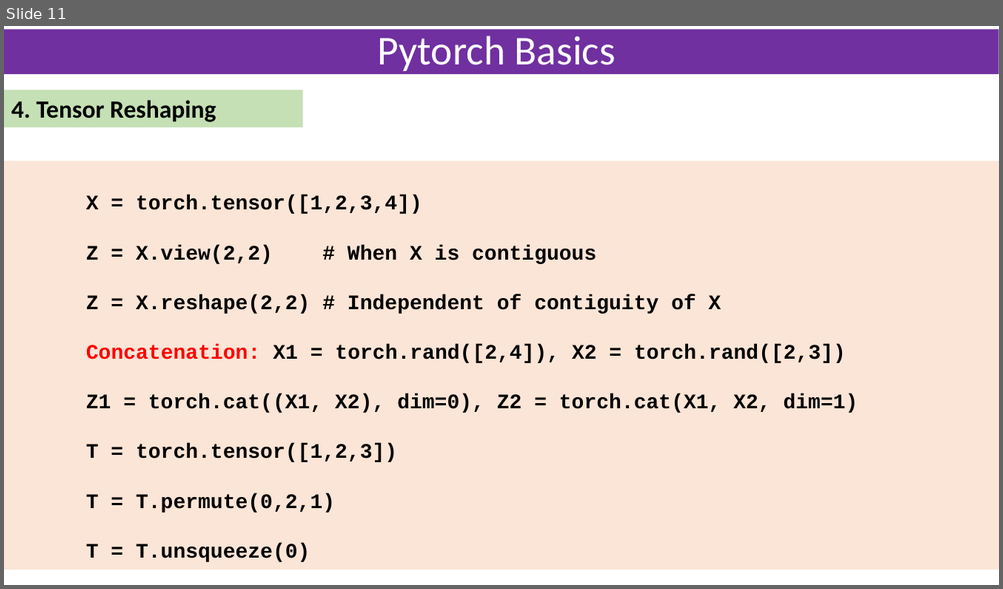
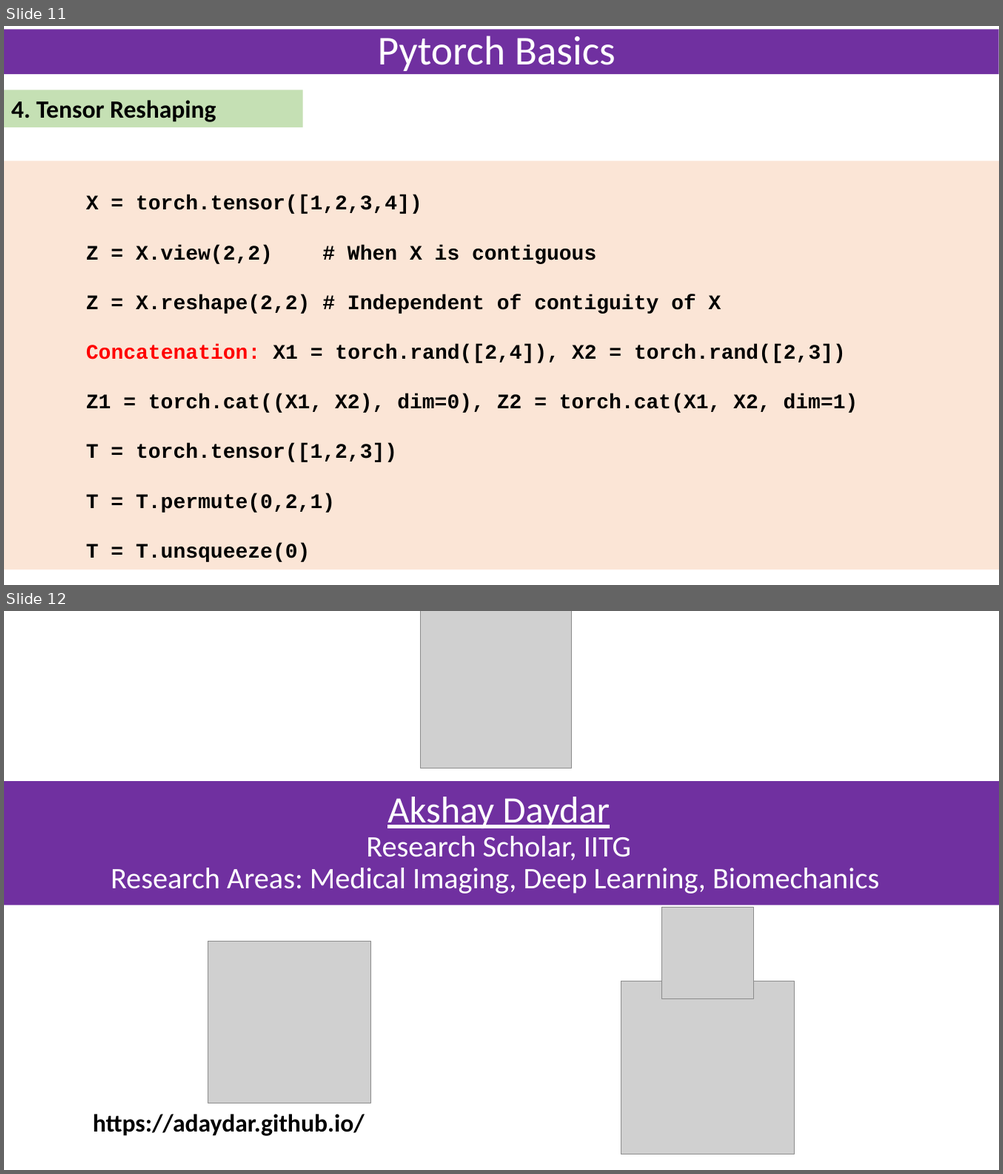
Before and after one commit to Maithili-Badhan/Winter-School-2025-IITG, a slide deck: Day1/intro2pytorch/intro2pytorch.pptx. Shown one above the other, each under a label of ours: slide 11 before the commit, slides 11 and 12 after it. The pictures are 1003x589 and 1003x1174 pixels, drawn with LibreOffice and Linux fonts; fonts in the diff are those of the drawing; grey boxes stand for pictures. Boxes give left, top, right and bottom in pixels: in the first picture for what was removed or moved away, otherwise in the second. Text is boxed around its words. In the diff, an @@ line names an element or a change of style, - is before the commit and + after.

```diff
--- a/Day1/intro2pytorch/intro2pytorch.pptx
+++ b/Day1/intro2pytorch/intro2pytorch.pptx
@@ slide 12 added at box(4, 611, 999, 1170), background #FFFFFF @@
@@ picture added at box(421, 611, 572, 769) @@
@@ title added at box(4, 781, 999, 905), fill #7030A0, 28.8 pt, text #FFFFFF @@
+Akshay Daydar
+Research Scholar, IITG
+Research Areas: Medical Imaging, Deep Learning, Biomechanics
@@ picture added at box(661, 907, 753, 999) @@
@@ picture added at box(208, 942, 370, 1104) @@
@@ picture added at box(621, 982, 794, 1155) @@
@@ text added at box(93, 1114, 364, 1136), 24 pt, text #000000, bold @@
+https://adaydar.github.io/
```
